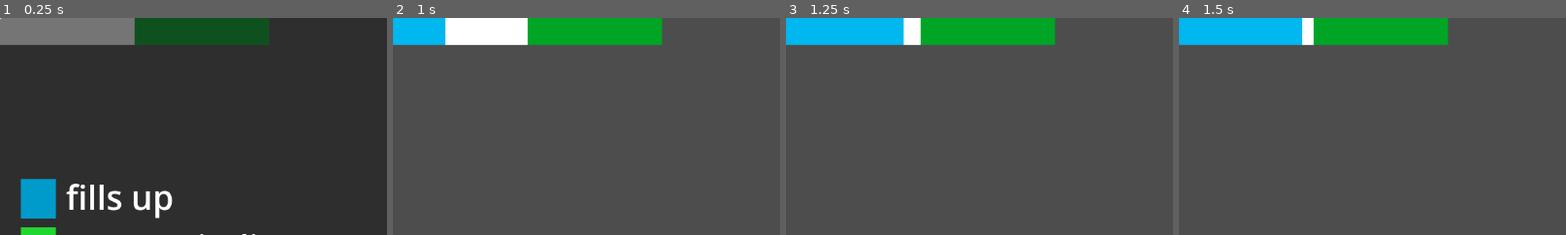
Above: before the commit, frames 1-4 (left to right).
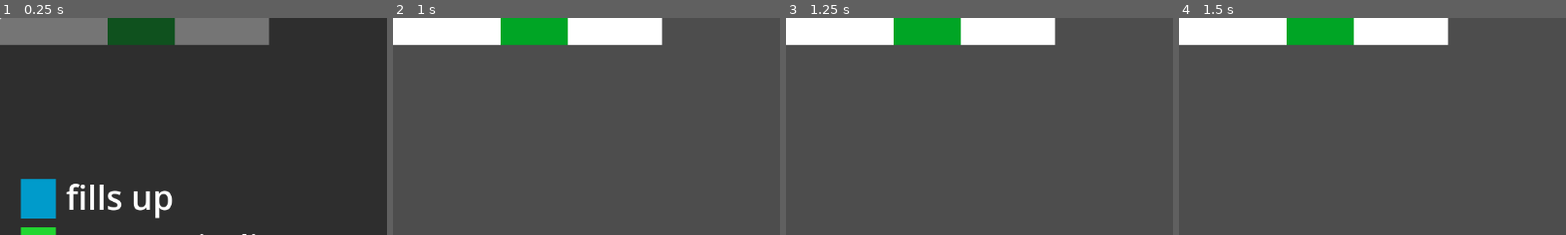
Above: after the commit, the same moments.

Repository: the-real-ronji/MiniJameGam50
Game: Godot game, scene res://Scenes/prep_phase.tscn
Two runs of this game, one before a commit and one after it. Both use one fixed random seed, a clock stepped at 60 frames per second and the inputs below. This scene is started directly instead of the project's main scene.
Inputs (mouse positions are % of the whole screen's width and height, from its top left):
- Up to frame 1 (0.25 s): no input
- Up to frame 2 (1 s): tap Space at 0.5 s; move the mouse to (72, 45) at 0.52 s; tap 1 at 0.6 s; click (72, 45) at 0.67 s; tap Enter (ui_accept) at 0.77 s
- Up to frame 3 (1.25 s): no input
- Up to frame 4 (1.5 s): tap Space at 1.25 s; drag from (30, 55) to (45, 70) at 1.27 s
The pictures show only the part of the screen within x 0-50%, y 0-50%; the shares and areas given below are measured in that part.

The runs differ from the first frame. In frame 1, 3.9% of the frame differs, in the area x 27-70%, y 0-13%; in frame 2, 5.6%; in frame 3, 7.4%, in the area x 0-70%, y 0-13%; in frame 4, 7.4%.

Commit message:
made random green indicator

Diff:
--- a/Scripts/prep_phase.gd
+++ b/Scripts/prep_phase.gd
@@ -1,3 +1,4 @@
+@tool
 extends Control
 
 signal finished(success: bool, data: Dictionary)
@@ -7,47 +8,48 @@
 @onready var white: ColorRect = $White
 @onready var tutorial := $"prepphase tutorial"
 
-# --- QTE state ---
+# --- State ---
 var pressed: bool = false
 var elapsed: float = 0.0
 var can_fill: bool = false
 var timing_started := false
 
-# --- Timing / difficulty ---
-@export var total_time: float = 1.0
+# --- Timing config ---
+@export var total_time: float = 3.0      # full bar duration (seconds)
 
-# These are used internally for randomization within stage
-var greenZoneStart: float = 0.4
-var greenZoneEnd: float = 0.9
-var greenZoneLowerBound: float = 0.15
-var greenZoneUpperBound: float = 0.3
+# success window as FRACTIONS of total_time (0–1)
+@export_range(0.0, 1.0) var min_fraction := 0.4
+@export_range(0.0, 1.0) var max_fraction := 0.65
 
-# Final fractions used for the bar
-var min_fraction: float = 0.5
-var max_fraction: float = 0.8
 
-# --- Start QTE ---
-func start(data := {}) -> void:
-	pressed = false
-	elapsed = 0.0
-	timing_started = false
-	can_fill = false
+func _ready() -> void:
+	ice_bar.min_value = 0.0
+	ice_bar.max_value = 1.0
 	ice_bar.value = 0.0
 
 	if tutorial:
 		tutorial.show()
 
-	# Extract life stage
-	var stage = data.get("lifeStage", null)
-	if stage != null:
-		_adjust_difficulty(stage)
+	timing_started = false
+	_update_green_zone()
 
-	# Randomize green zone within stage-defined bounds
-	var window_size := randf_range(greenZoneLowerBound, greenZoneUpperBound)
-	min_fraction = randf_range(greenZoneStart, greenZoneEnd - window_size)
+	set_process(false)
+	set_process_unhandled_input(false)
+
+
+func start(_sharedData := {}) -> void:
+	pressed = false
+	elapsed = 0.0
+	can_fill = false
+	ice_bar.value = 0.0
+
+	# --- RANDOMIZE WINDOW EACH START ---
+	var window_size := randf_range(0.15, 0.30)   # 15%–30% bar size
+	min_fraction = randf_range(0.0, 1.0 - window_size)
 	max_fraction = min_fraction + window_size
 
 	_update_green_zone()
+
 	set_process(true)
 	set_process_unhandled_input(true)
 
@@ -59,41 +61,7 @@
 		]
 	)
 
-# --- Adjust difficulty and green zone bounds by stage ---
-func _adjust_difficulty(stage: Main.Stage) -> void:
-	match stage:
-		Main.Stage.Childhood:
-			total_time = 1.5
-			greenZoneStart = 0.4
-			greenZoneEnd = 0.9
-			greenZoneLowerBound = 0.3
-			greenZoneUpperBound = 0.5
-		Main.Stage.Adolescence:
-			total_time = 1.2
-			greenZoneStart = 0.45
-			greenZoneEnd = 0.85
-			greenZoneLowerBound = 0.25
-			greenZoneUpperBound = 0.45
-		Main.Stage.YoungAdult:
-			total_time = 1.0
-			greenZoneStart = 0.5
-			greenZoneEnd = 0.85
-			greenZoneLowerBound = 0.2
-			greenZoneUpperBound = 0.4
-		Main.Stage.MiddleAge:
-			total_time = 0.8
-			greenZoneStart = 0.55
-			greenZoneEnd = 0.85
-			greenZoneLowerBound = 0.15
-			greenZoneUpperBound = 0.35
-		Main.Stage.Senior:
-			total_time = 0.7
-			greenZoneStart = 0.6
-			greenZoneEnd = 0.85
-			greenZoneLowerBound = 0.1
-			greenZoneUpperBound = 0.25
 
-# --- Process / timing ---
 func _process(delta: float) -> void:
 	if not can_fill:
 		return
@@ -104,6 +72,7 @@
 		return
 
 	elapsed += delta
+
 	if pressed:
 		return
 
@@ -115,13 +84,14 @@
 
 	ice_bar.value = elapsed / total_time
 
-# --- Input ---
+
 func _unhandled_input(event: InputEvent) -> void:
 	if pressed or not can_fill or not timing_started:
 		return
 
 	if event.is_action_pressed("ui_accept"):
 		pressed = true
+
 		var min_time := total_time * min_fraction
 		var max_time := total_time * max_fraction
 
@@ -132,17 +102,20 @@
 		else:
 			_fail("Too late!")
 
+
 func _input(event: InputEvent) -> void:
 	if event is InputEventKey and event.pressed and event.keycode == KEY_ENTER:
 		can_fill = true
 		if tutorial:
 			tutorial.hide()
 
-# --- Green zone display ---
+
 func _update_green_zone() -> void:
 	if not white:
 		return
+
 	var bar_width := white.size.x
+
 	var start_ratio := min_fraction
 	var size_ratio := max_fraction - min_fraction
 
@@ -150,9 +123,10 @@
 	green.size.x = size_ratio * bar_width
 	green.size.y = white.size.y
 
-# --- Success / fail ---
+
 func _success() -> void:
-	print("Perfect ice prep! Timing: ", elapsed)
+	print("Perfect ice prep! Timing:", elapsed)
+
 	_end_phase(true, {
 		"prep_quality": remap(
 			elapsed,
@@ -164,13 +138,16 @@
 		"timing": elapsed
 	})
 
+
 func _fail(reason: String) -> void:
-	print("Prep failed: ", reason, "(stopped at ", elapsed, ")")
+	print("Prep failed:", reason, "(stopped at", elapsed, ")")
+
 	_end_phase(false, {
 		"reason": reason,
 		"timing": elapsed
 	})
 
+
 func _end_phase(success: bool, data: Dictionary) -> void:
 	set_process(false)
 	set_process_unhandled_input(false)
